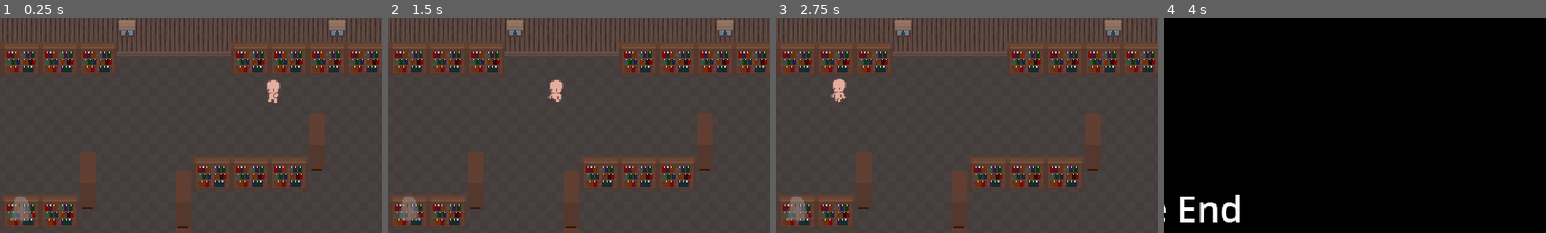
Above: before the commit, frames 1-4 (left to right).
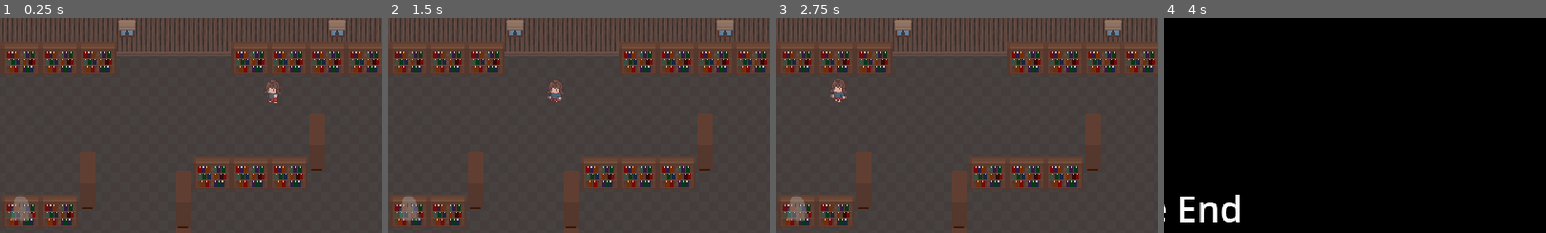
Above: after the commit, the same moments.

Repository: Akarui/GhostGame
Game: Godot game, scene res://scenes/root.tscn
Same seed, same stepped clock (60 frames per second), same inputs: the game is played once before the commit and once after it. The engine's default icon, where the game draws it, is replaced by a stand-in: a white triangle on a blue panel in a dark square.
Inputs:
- Up to frame 1 (0.25 s): no input
- Up to frame 2 (1.5 s): tap Enter (select_book) at 0.5, 1.35 s; hold Right (cursor_right) 0.53-1.28 s; tap Space (open_shelf) at 0.6 s; hold S (move_down) from 1.28 s (still down)
- Up to frame 3 (2.75 s): release S (move_down) at 2.03 s; hold Right (cursor_right) from 2.03 s (still down); tap Space (open_shelf) at 2.1 s
- Up to frame 4 (4 s): release Right (cursor_right) at 2.78 s; hold W (move_up) 2.78-3.53 s; tap Enter (select_book) at 2.85 s; tap Space (open_shelf) at 3.5, 3.6 s; hold Left (cursor_left) from 3.53 s (still down)
The pictures show only the part of the screen within x 47-97%, y 0-50%; the shares and areas given below are measured in that part.

The runs differ from the first frame. In frame 1, 0.2% of the frame differs, in the area x 69-74%, y 28-40%; in frame 2, 0.2%; in frame 3, 0.3%, in the area x 14-19%, y 28-39%; in frame 4, nothing differs.

Commit message:
Add new wanderer art

Diff:
--- a/scenes/wanderer.tscn
+++ b/scenes/wanderer.tscn
@@ -1,7 +1,7 @@
 [gd_scene load_steps=38 format=3 uid="uid://dp7yl5n4hqxok"]
 
 [ext_resource type="Script" path="res://scripts/wandererpath.gd" id="1_dck2h"]
-[ext_resource type="Texture2D" uid="uid://6ch5s2a6r4k3" path="res://art/wanderer_assets/char_all.png" id="2_huqsf"]
+[ext_resource type="Texture2D" uid="uid://gfdc1l0odpqn" path="res://art/wanderer_assets/Char_all_move.png" id="2_mj1u3"]
 
 [sub_resource type="Curve2D" id="Curve2D_fjgbd"]
 _data = {
@@ -9,160 +9,160 @@
 }
 point_count = 26
 
-[sub_resource type="AtlasTexture" id="AtlasTexture_dbp6m"]
-atlas = ExtResource("2_huqsf")
+[sub_resource type="AtlasTexture" id="AtlasTexture_40ti0"]
+atlas = ExtResource("2_mj1u3")
 region = Rect2(0, 0, 32, 32)
 
-[sub_resource type="AtlasTexture" id="AtlasTexture_nsler"]
-atlas = ExtResource("2_huqsf")
+[sub_resource type="AtlasTexture" id="AtlasTexture_reis4"]
+atlas = ExtResource("2_mj1u3")
 region = Rect2(32, 0, 32, 32)
 
-[sub_resource type="AtlasTexture" id="AtlasTexture_hv4og"]
-atlas = ExtResource("2_huqsf")
+[sub_resource type="AtlasTexture" id="AtlasTexture_btgfo"]
+atlas = ExtResource("2_mj1u3")
 region = Rect2(64, 0, 32, 32)
 
-[sub_resource type="AtlasTexture" id="AtlasTexture_ftwhx"]
-atlas = ExtResource("2_huqsf")
+[sub_resource type="AtlasTexture" id="AtlasTexture_1xx44"]
+atlas = ExtResource("2_mj1u3")
 region = Rect2(96, 0, 32, 32)
 
-[sub_resource type="AtlasTexture" id="AtlasTexture_odpv0"]
-atlas = ExtResource("2_huqsf")
+[sub_resource type="AtlasTexture" id="AtlasTexture_a10c7"]
+atlas = ExtResource("2_mj1u3")
 region = Rect2(128, 0, 32, 32)
 
-[sub_resource type="AtlasTexture" id="AtlasTexture_gg38l"]
-atlas = ExtResource("2_huqsf")
+[sub_resource type="AtlasTexture" id="AtlasTexture_air6e"]
+atlas = ExtResource("2_mj1u3")
 region = Rect2(160, 0, 32, 32)
 
-[sub_resource type="AtlasTexture" id="AtlasTexture_jrpc0"]
-atlas = ExtResource("2_huqsf")
+[sub_resource type="AtlasTexture" id="AtlasTexture_flthk"]
+atlas = ExtResource("2_mj1u3")
 region = Rect2(192, 0, 32, 32)
 
-[sub_resource type="AtlasTexture" id="AtlasTexture_a1nyl"]
-atlas = ExtResource("2_huqsf")
+[sub_resource type="AtlasTexture" id="AtlasTexture_1xat1"]
+atlas = ExtResource("2_mj1u3")
 region = Rect2(224, 0, 32, 32)
 
-[sub_resource type="AtlasTexture" id="AtlasTexture_xwggm"]
-atlas = ExtResource("2_huqsf")
+[sub_resource type="AtlasTexture" id="AtlasTexture_00y5q"]
+atlas = ExtResource("2_mj1u3")
 region = Rect2(0, 96, 32, 32)
 
-[sub_resource type="AtlasTexture" id="AtlasTexture_l2pew"]
-atlas = ExtResource("2_huqsf")
+[sub_resource type="AtlasTexture" id="AtlasTexture_5x5ld"]
+atlas = ExtResource("2_mj1u3")
 region = Rect2(32, 96, 32, 32)
 
-[sub_resource type="AtlasTexture" id="AtlasTexture_7qgb0"]
-atlas = ExtResource("2_huqsf")
+[sub_resource type="AtlasTexture" id="AtlasTexture_yegjn"]
+atlas = ExtResource("2_mj1u3")
 region = Rect2(64, 96, 32, 32)
 
-[sub_resource type="AtlasTexture" id="AtlasTexture_ioxvf"]
-atlas = ExtResource("2_huqsf")
+[sub_resource type="AtlasTexture" id="AtlasTexture_y35o0"]
+atlas = ExtResource("2_mj1u3")
 region = Rect2(96, 96, 32, 32)
 
-[sub_resource type="AtlasTexture" id="AtlasTexture_2nsyy"]
-atlas = ExtResource("2_huqsf")
+[sub_resource type="AtlasTexture" id="AtlasTexture_qcpdp"]
+atlas = ExtResource("2_mj1u3")
 region = Rect2(128, 96, 32, 32)
 
-[sub_resource type="AtlasTexture" id="AtlasTexture_0aqy3"]
-atlas = ExtResource("2_huqsf")
+[sub_resource type="AtlasTexture" id="AtlasTexture_ww4po"]
+atlas = ExtResource("2_mj1u3")
 region = Rect2(160, 96, 32, 32)
 
-[sub_resource type="AtlasTexture" id="AtlasTexture_sj5ix"]
-atlas = ExtResource("2_huqsf")
+[sub_resource type="AtlasTexture" id="AtlasTexture_3pg44"]
+atlas = ExtResource("2_mj1u3")
 region = Rect2(192, 96, 32, 32)
 
-[sub_resource type="AtlasTexture" id="AtlasTexture_7uqyg"]
-atlas = ExtResource("2_huqsf")
+[sub_resource type="AtlasTexture" id="AtlasTexture_ppq2r"]
+atlas = ExtResource("2_mj1u3")
 region = Rect2(224, 96, 32, 32)
 
-[sub_resource type="AtlasTexture" id="AtlasTexture_04do4"]
-atlas = ExtResource("2_huqsf")
+[sub_resource type="AtlasTexture" id="AtlasTexture_a0l5u"]
+atlas = ExtResource("2_mj1u3")
 region = Rect2(0, 64, 32, 32)
 
-[sub_resource type="AtlasTexture" id="AtlasTexture_7lecu"]
-atlas = ExtResource("2_huqsf")
+[sub_resource type="AtlasTexture" id="AtlasTexture_us7xr"]
+atlas = ExtResource("2_mj1u3")
 region = Rect2(32, 64, 32, 32)
 
-[sub_resource type="AtlasTexture" id="AtlasTexture_1g1fc"]
-atlas = ExtResource("2_huqsf")
+[sub_resource type="AtlasTexture" id="AtlasTexture_p2wnm"]
+atlas = ExtResource("2_mj1u3")
 region = Rect2(64, 64, 32, 32)
 
-[sub_resource type="AtlasTexture" id="AtlasTexture_v1vys"]
-atlas = ExtResource("2_huqsf")
+[sub_resource type="AtlasTexture" id="AtlasTexture_4s8ds"]
+atlas = ExtResource("2_mj1u3")
 region = Rect2(96, 64, 32, 32)
 
-[sub_resource type="AtlasTexture" id="AtlasTexture_5sgax"]
-atlas = ExtResource("2_huqsf")
+[sub_resource type="AtlasTexture" id="AtlasTexture_2lxd4"]
+atlas = ExtResource("2_mj1u3")
 region = Rect2(128, 64, 32, 32)
 
-[sub_resource type="AtlasTexture" id="AtlasTexture_jiweg"]
-atlas = ExtResource("2_huqsf")
+[sub_resource type="AtlasTexture" id="AtlasTexture_ecmes"]
+atlas = ExtResource("2_mj1u3")
 region = Rect2(160, 64, 32, 32)
 
-[sub_resource type="AtlasTexture" id="AtlasTexture_tr2mj"]
-atlas = ExtResource("2_huqsf")
+[sub_resource type="AtlasTexture" id="AtlasTexture_2ym7o"]
+atlas = ExtResource("2_mj1u3")
 region = Rect2(192, 64, 32, 32)
 
-[sub_resource type="AtlasTexture" id="AtlasTexture_dfk4d"]
-atlas = ExtResource("2_huqsf")
+[sub_resource type="AtlasTexture" id="AtlasTexture_kja35"]
+atlas = ExtResource("2_mj1u3")
 region = Rect2(224, 64, 32, 32)
 
-[sub_resource type="AtlasTexture" id="AtlasTexture_h87b5"]
-atlas = ExtResource("2_huqsf")
+[sub_resource type="AtlasTexture" id="AtlasTexture_hoebu"]
+atlas = ExtResource("2_mj1u3")
 region = Rect2(0, 32, 32, 32)
 
-[sub_resource type="AtlasTexture" id="AtlasTexture_0a67s"]
-atlas = ExtResource("2_huqsf")
+[sub_resource type="AtlasTexture" id="AtlasTexture_8py04"]
+atlas = ExtResource("2_mj1u3")
 region = Rect2(32, 32, 32, 32)
 
-[sub_resource type="AtlasTexture" id="AtlasTexture_k78g1"]
-atlas = ExtResource("2_huqsf")
+[sub_resource type="AtlasTexture" id="AtlasTexture_glang"]
+atlas = ExtResource("2_mj1u3")
 region = Rect2(64, 32, 32, 32)
 
-[sub_resource type="AtlasTexture" id="AtlasTexture_kxtm0"]
-atlas = ExtResource("2_huqsf")
+[sub_resource type="AtlasTexture" id="AtlasTexture_3202d"]
+atlas = ExtResource("2_mj1u3")
 region = Rect2(96, 32, 32, 32)
 
-[sub_resource type="AtlasTexture" id="AtlasTexture_crulo"]
-atlas = ExtResource("2_huqsf")
+[sub_resource type="AtlasTexture" id="AtlasTexture_4i684"]
+atlas = ExtResource("2_mj1u3")
 region = Rect2(128, 32, 32, 32)
 
-[sub_resource type="AtlasTexture" id="AtlasTexture_tvk67"]
-atlas = ExtResource("2_huqsf")
+[sub_resource type="AtlasTexture" id="AtlasTexture_gaj2f"]
+atlas = ExtResource("2_mj1u3")
 region = Rect2(160, 32, 32, 32)
 
-[sub_resource type="AtlasTexture" id="AtlasTexture_33kxm"]
-atlas = ExtResource("2_huqsf")
+[sub_resource type="AtlasTexture" id="AtlasTexture_rgir2"]
+atlas = ExtResource("2_mj1u3")
 region = Rect2(192, 32, 32, 32)
 
-[sub_resource type="AtlasTexture" id="AtlasTexture_uwlj4"]
-atlas = ExtResource("2_huqsf")
+[sub_resource type="AtlasTexture" id="AtlasTexture_oei46"]
+atlas = ExtResource("2_mj1u3")
 region = Rect2(224, 32, 32, 32)
 
 [sub_resource type="SpriteFrames" id="SpriteFrames_an6wq"]
 animations = [{
 "frames": [{
 "duration": 1.0,
-"texture": SubResource("AtlasTexture_dbp6m")
-}, {
-"duration": 1.0,
-"texture": SubResource("AtlasTexture_nsler")
-}, {
-"duration": 1.0,
-"texture": SubResource("AtlasTexture_hv4og")
-}, {
-"duration": 1.0,
-"texture": SubResource("AtlasTexture_ftwhx")
-}, {
-"duration": 1.0,
-"texture": SubResource("AtlasTexture_odpv0")
-}, {
-"duration": 1.0,
-"texture": SubResource("AtlasTexture_gg38l")
-}, {
-"duration": 1.0,
-"texture": SubResource("AtlasTexture_jrpc0")
-}, {
-"duration": 1.0,
-"texture": SubResource("AtlasTexture_a1nyl")
+"texture": SubResource("AtlasTexture_40ti0")
+}, {
+"duration": 1.0,
+"texture": SubResource("AtlasTexture_reis4")
+}, {
+"duration": 1.0,
+"texture": SubResource("AtlasTexture_btgfo")
+}, {
+"duration": 1.0,
+"texture": SubResource("AtlasTexture_1xx44")
+}, {
+"duration": 1.0,
+"texture": SubResource("AtlasTexture_a10c7")
+}, {
+"duration": 1.0,
+"texture": SubResource("AtlasTexture_air6e")
+}, {
+"duration": 1.0,
+"texture": SubResource("AtlasTexture_flthk")
+}, {
+"duration": 1.0,
+"texture": SubResource("AtlasTexture_1xat1")
 }],
 "loop": true,
 "name": &"var1_walk_down",
@@ -279,7 +279,7 @@
 
 [node name="AnimatedSprite2D" type="AnimatedSprite2D" parent="Path2D2/PathFollow2D/Area2D"]
 sprite_frames = SubResource("SpriteFrames_an6wq")
-animation = &"var1_walk_left"
+animation = &"var1_walk_down"
 
 [node name="CollisionShape2D" type="CollisionShape2D" parent="Path2D2/PathFollow2D/Area2D"]
 position = Vector2(0, 6)
Binary file added: art/wanderer_assets/Char_all_move.png
Not shown, changed: art/wanderer_assets/Char_all_move.png.import
Binary file removed: art/wanderer_assets/char_all.png
Not shown: 3 places in scenes/wanderer.tscn that only renumber resources
